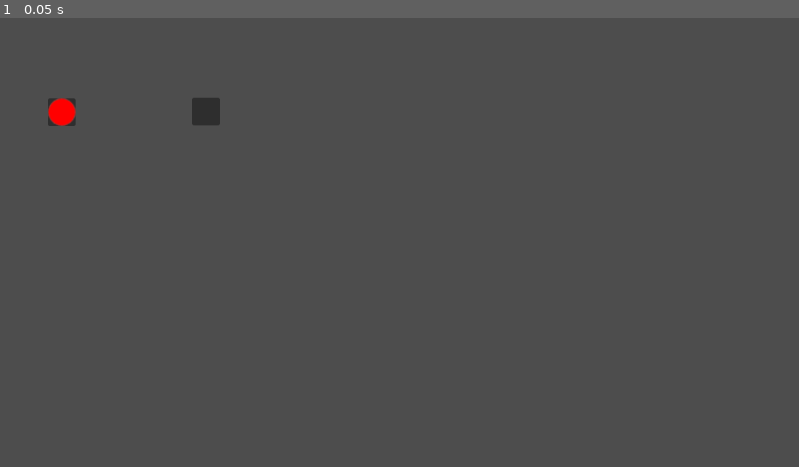
Above: before the commit, frame 1.
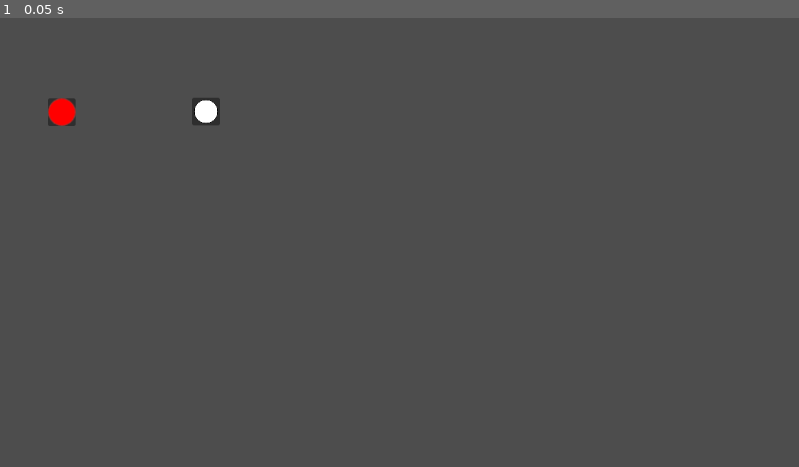
Above: after the commit, the same moment.

Repository: wtgjohnson/dragAndDropTest
Game: Godot game, scene res://test.tscn
The game is run twice, just before and just after one commit, with the same random seed, the same clock (stepped at 60 frames per second) and the same inputs.
Inputs:
- Up to frame 1 (0.05 s): no input

The runs differ from the first frame. In frame 1, 0.1% of the frame differs, in the area x 24-28%, y 18-24%.

Commit message:
empty logic complete

Diff:
--- a/TextureRect.gd
+++ b/TextureRect.gd
@@ -1,6 +1,7 @@
 extends TextureRect
 
-@export var dragged_from = false
+var dragged_from = false
+@export var empty = true
 
 func _notification(what):
 	if what == NOTIFICATION_DRAG_END:
@@ -8,27 +9,30 @@
 			dragged_from = false
 		elif dragged_from:
 			texture=ResourceLoader.load("res://small_Basic_red_dot.png")
+			empty=false
 
 func _get_drag_data(at_position):
+	if not empty:
+		var preview_texture = TextureRect.new()
 
-	var preview_texture = TextureRect.new()
+		preview_texture.texture = texture
+		preview_texture.expand_mode = 1
+		preview_texture.size = Vector2(30,30)
 
-	preview_texture.texture = texture
-	preview_texture.expand_mode = 1
-	preview_texture.size = Vector2(30,30)
+		var preview = Control.new()
+		preview.add_child(preview_texture)
 
-	var preview = Control.new()
-	preview.add_child(preview_texture)
+		set_drag_preview(preview)
+		dragged_from=true
+		empty=true
 
-	set_drag_preview(preview)
-	dragged_from=true
+		texture=ResourceLoader.load("res://big_circle.svg")
 
-	texture=null
-
-	return preview_texture.texture
+		return preview_texture.texture
 
 func _can_drop_data(_pos, data):
-	return data is Texture2D
+	return data is Texture2D and empty
 
 func _drop_data(_pos, data):
 	texture = data
+	empty=false
--- a/test.tscn
+++ b/test.tscn
@@ -1,7 +1,8 @@
-[gd_scene load_steps=3 format=3 uid="uid://5eowyjtxt3am"]
+[gd_scene load_steps=4 format=3 uid="uid://5eowyjtxt3am"]
 
 [ext_resource type="PackedScene" uid="uid://dlun33r7fjj54" path="res://texture_rect.tscn" id="1_stmaj"]
 [ext_resource type="Texture2D" uid="uid://chs6lli08up1k" path="res://small_Basic_red_dot.png" id="2_k4a4i"]
+[ext_resource type="Texture2D" uid="uid://d03ywdkmr32ha" path="res://big_circle.svg" id="3_gl6qr"]
 
 [node name="Test" type="Node2D"]
 
@@ -11,9 +12,11 @@
 offset_right = 109.0
 offset_bottom = 156.0
 texture = ExtResource("2_k4a4i")
+empty = false
 
 [node name="TextureRect2" parent="." instance=ExtResource("1_stmaj")]
 offset_left = 277.0
 offset_top = 115.0
 offset_right = 317.0
 offset_bottom = 155.0
+texture = ExtResource("3_gl6qr")
